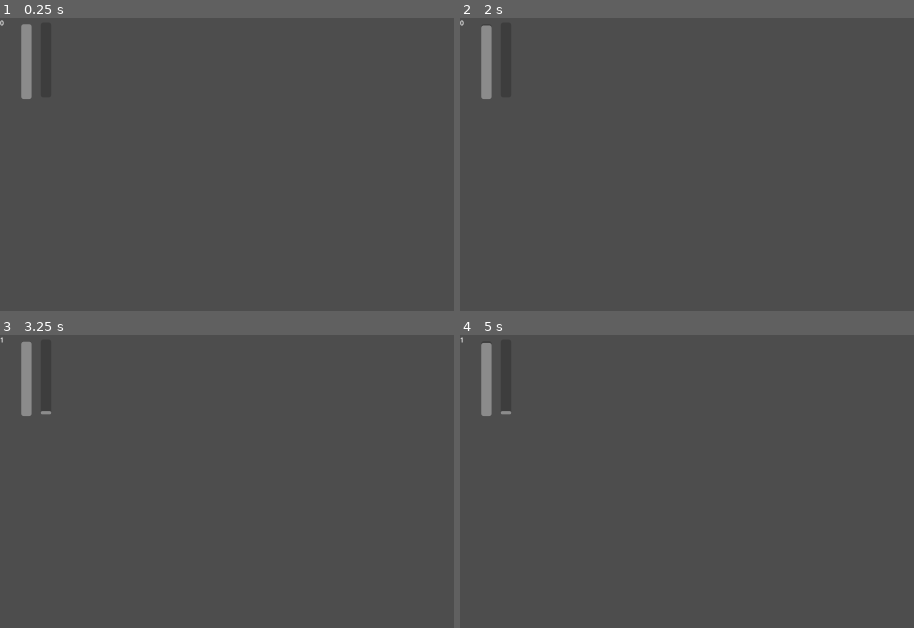
Above: before the commit, frames 1-4 (two rows, left to right).
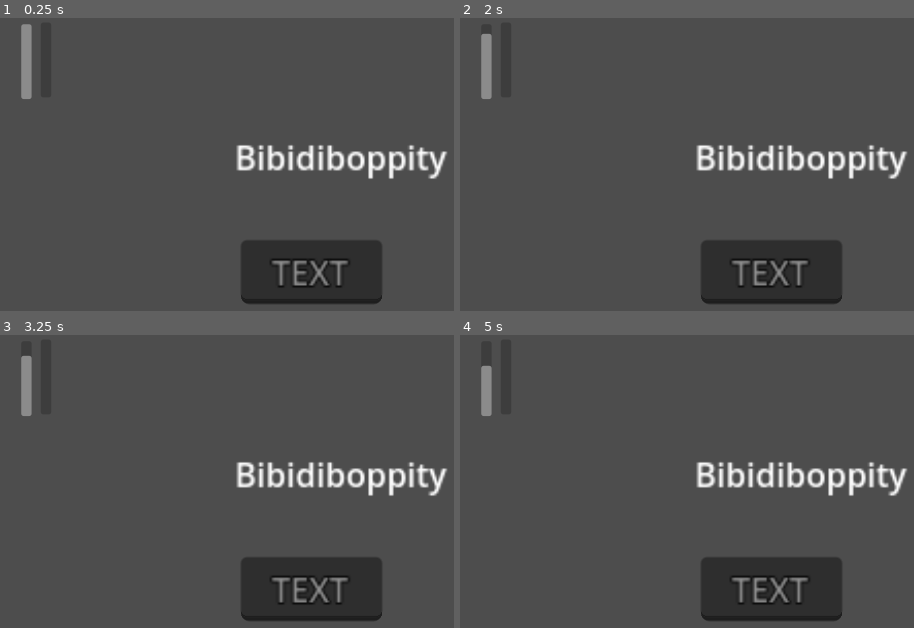
Above: after the commit, the same moments.

Repository: kemblebee/Gamejam2025
Game: Godot game, scene res://scenes/minigame_timer.tscn
Two runs of this game, one before a commit and one after it. Both use one fixed random seed, a clock stepped at 60 frames per second and the inputs below. The project has no main scene, so this scene is started directly.
Inputs:
- Up to frame 1 (0.25 s): no input
- Up to frame 2 (2 s): tap Enter at 0.5 s; tap Space at 1.25 s
- Up to frame 3 (3.25 s): tap Enter at 2 s; tap Space at 2.75 s
- Up to frame 4 (5 s): tap Enter at 3.5 s; tap Space at 4.25 s

The runs differ from the first frame. In frame 1, 8.8% of the frame differs, in the area x 0-99%, y 0-98%; in frame 2, 8.9%; in frame 3, 9.0%; in frame 4, 9.1%.

Commit message:
Timer & Typing Game Made

Diff:
--- a/gamejam/scenes/minigame_timer.tscn
+++ b/gamejam/scenes/minigame_timer.tscn
@@ -1,12 +1,12 @@
 [gd_scene load_steps=3 format=3 uid="uid://cclejnc03pwxf"]
 
 [ext_resource type="Script" uid="uid://comvf7d7obikj" path="res://scripts/minigame_timer.gd" id="1_njsp4"]
-[ext_resource type="PackedScene" uid="uid://dc0ea3g6y5xbo" path="res://scenes/test_scene.tscn" id="2_04sqp"]
+[ext_resource type="PackedScene" uid="uid://5p2f6f4rejgg" path="res://scenes/typing_checker.tscn" id="2_04sqp"]
 
 [node name="MinigameTimer" type="Node"]
 script = ExtResource("1_njsp4")
 
-[node name="Node" parent="." instance=ExtResource("2_04sqp")]
+[node name="TypingChecker" parent="." instance=ExtResource("2_04sqp")]
 
 [node name="Timer" type="Timer" parent="."]
 autostart = true
@@ -16,8 +16,8 @@
 offset_top = 15.0
 offset_right = 76.0
 offset_bottom = 195.0
-max_value = 120.0
-value = 120.0
+max_value = 15.0
+value = 15.0
 fill_mode = 3
 show_percentage = false
 
@@ -36,5 +36,5 @@
 offset_bottom = 96.0
 max_value = 120.0
 
-[connection signal="test_sig" from="Node" to="." method="_on_node_test_sig"]
+[connection signal="word_correct" from="TypingChecker" to="." method="_on_typing_checker_word_correct"]
 [connection signal="timeout" from="Timer" to="." method="_on_timer_timeout"]
--- a/gamejam/scenes/typing_checker.tscn
+++ b/gamejam/scenes/typing_checker.tscn
@@ -5,16 +5,49 @@
 [node name="TypingChecker" type="Control"]
 layout_mode = 3
 anchors_preset = 0
-offset_right = 40.0
-offset_bottom = 40.0
+offset_left = 564.0
+offset_top = 277.0
+offset_right = 674.0
+offset_bottom = 378.0
+scale = Vector2(4.95, 4.95)
 script = ExtResource("1_jk2hg")
 
 [node name="DisplayLabel" type="Label" parent="."]
 layout_mode = 0
 offset_right = 40.0
 offset_bottom = 23.0
+text = "Bibidiboppity"
 
 [node name="WriteLabel" type="Label" parent="."]
+visible = false
 layout_mode = 0
 offset_right = 40.0
 offset_bottom = 23.0
+
+[node name="WriteText" type="LineEdit" parent="."]
+layout_mode = 0
+offset_left = 3.0
+offset_top = 52.0
+offset_right = 71.5625
+offset_bottom = 83.0
+theme_override_constants/outline_size = 3
+placeholder_text = "TEXT"
+alignment = 1
+expand_to_text_length = true
+context_menu_enabled = false
+emoji_menu_enabled = false
+virtual_keyboard_enabled = false
+virtual_keyboard_show_on_focus = false
+shortcut_keys_enabled = false
+middle_mouse_paste_enabled = false
+selecting_enabled = false
+deselect_on_focus_loss_enabled = false
+drag_and_drop_selection_enabled = false
+
+[node name="RichTextLabel" type="RichTextLabel" parent="."]
+layout_mode = 0
+offset_right = 40.0
+offset_bottom = 40.0
+
+[connection signal="text_changed" from="WriteText" to="." method="_on_line_edit_text_changed"]
+[connection signal="text_submitted" from="WriteText" to="." method="_on_line_edit_text_submitted"]
--- a/gamejam/scripts/minigame_timer.gd
+++ b/gamejam/scripts/minigame_timer.gd
@@ -4,8 +4,11 @@
 func _on_timer_timeout() -> void:
 	$ProgressBar.value -= 1
 
+	#Do something when the progress bar hits 0
+	if $ProgressBar.value == 0:
+		pass
 
 
-func _on_node_test_sig() -> void:
+func _on_typing_checker_word_correct() -> void:
 	$ProgressBar.value += 2
-	$AffBar.value += 2
+	$AffBar.value += 5
--- a/gamejam/scripts/typinggame.gd
+++ b/gamejam/scripts/typinggame.gd
@@ -1,11 +1,33 @@
 extends Control
-
-
-@onready var display_text = $DisplayLabel.text
-@onready var write_text = $WriteLabel.text
 
 signal word_correct
 
-func change_label():
-	if display_text == write_text:
+func _on_line_edit_text_changed(new_text: String) -> void:
+	#new_text is the FULL STRING DO NOT GET THIS INCORRECT!
+
+	#Labelling these here cause I reuse these a lot
+	var disp_low = $DisplayLabel.text.to_lower()
+	var new_low = new_text.to_lower()
+
+	#If everything is correct: emit word_correct and print WOO
+	if disp_low == new_low:
 		word_correct.emit()
+		print("WOO")
+
+	#If full word isn't correct, check if current length is correct
+	else:
+		#Substring to the current length
+		#Move this later so it can be done when initalized and not every time
+		var disp_cur = disp_low.substr(0, new_low.length())
+
+		#Check here
+		if disp_cur == new_low:
+			print("Curr Correct!")
+		else:
+			print("ew")
+
+#?? Old legacy input when I didn't know LineEdit existed
+#func _input(event):
+	#if event is InputEventKey and event.pressed:
+		#print(event.as_text())
+		#$WriteLabel.text += event.as_text()
Not shown, added: .DS_Store
